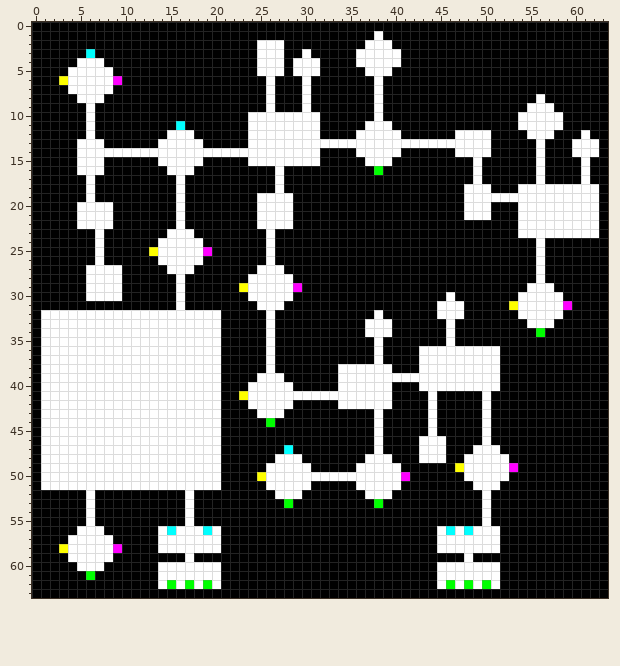
A pixel-art sprite gets an edit: Assets/DungeonAssets/Image/LayoutMap.png. The picture above was drawn from the file before the commit.
The file is 64x64 pixels.
The result:
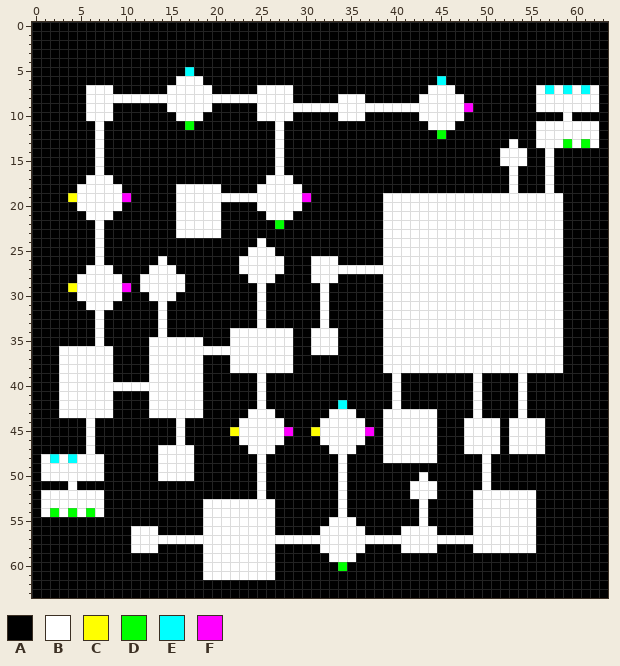
Palette (. is transparent): A #000000  B #ffffff  C #ffff00  D #00ff00  E #00ffff  F #ff00ff
The edit:
Changed rows in their new state; - is an unchanged pixel.
first column x 1:
 1 -------------------------------------A------------------------
 2 ------------------------AAA---------AAA-----------------------
 3 -----A------------------AAA--A-----AAAAA----------------------
 4 ----AAA-----------------AAA-AAA----AAAAA----------------------
 5 ---AAAAA--------E-------AAA-AAA-----AAA-----------------------
 6 --AAAAAAA------BBB-------A---A-------A------E-----------------
 7 ---AA---------BBBBB-----B-BB-A-------A-----BBB---------BEBEBEB
 8 ----A--BBBBBBBBBBBBBBBBBB-BB-A---BBB-A----BBBBB---------BBBBBB
 9 ------BB------BBBBB-----B-BBB-BBBBBBB-BBBBBBBBBF------A--BBBBB
10 ------BB-------BBB-----A----AAA--BBB-A----BBBBB------AAAAAB---
11 -----AB--------AD------AAA-AAAA-----AAA----BBB-------AA---BBBB
12 -----AB-------AAA------AAA-AAAA----AAAAA----D-AAAA----A--BBB-B
13 ----AA-------AAAAA-----AAA-AAAAAAAAAAAAAAAAAAAAAAA--B---BBD-D-
14 ----AA-AAAAAAAAAAAAAAAAAAA-AAAA----AAAAA------AAAA-BBB-AB--AAA
15 ----AA-------AAAAA-----AAA-AAAA-----AAA---------A--BBB-AB---A-
16 ----AA--------AAA--------------------A----------A---B--AB---A-
17 ------BB-------A---------B-B--------------------A---B--AB---A-
18 ----B-BBB-------BBBB----BB-BB------------------AAA--BAAA-AAAAA
19 ---CB-BBBF------BBBBBBBB----BF--------BBBBBBBBB-----------AAAA
20 --------B-------BBBB--------B---------BBBBBBBBB---BBB-----AAAA
21 ----A-----------BBBB----A-------------BBBBBBBBB---BBB-----AAAA
22 ----AA-A--------BBBB----AADA----------BBBBBBBBBBBBBBB-----AAAA
23 --------------A--BBB-----A------------BBBBBBBBBBBBBBB-----AAAA
24 -------------AAAAA------BA------------BBBBBBBBBBBBBBBBB-BB----
25 ------------AAAAAAA----BB-------------BBBBBBBBBBBBBBBBB-BB----
26 --------------AAAA----BBB-B---BBB-----BBBBBBBBBBBBBBBBB-BB----
27 --------A---BB-AA-----BB------BBBBBBBBBBBBBBBBBBBBBBBBB-BB----
28 ----B------BBBB-----------AA--BBB-----BBBBBBBBBBBBBBBBB-BB----
29 ---CB----F-BBBB-------AA-AAAA--B------BBBBBBBBBBBBBBBB---B----
30 ----B-------BBBA-------A-AAA---B------BBBBBBB-BBBBBBB---------
31 -----BBB-----B-A---------AA----B------BBBBBB---BBBBBB-----A---
32 AAAAAA-AAAAAA-AAAAAA----BA-----B-----ABBBBBB---BBBBBB---------
33 AAAAAA-AAAAAA-AAAAAA----BA-----B----AA-BBBBBB-BBBBBBBB---B----
34 AAAAAA-AAAAAA-AAAAAA-BBBB-BB--BBB---AA-BBBBBB-BBBBBBBBBBBB----
35 AAAAAA-AAAAA------AA-BBBB-BB--BBB----ABBBBBBB-BBBBBBBBBBBB----
36 AA------AAAA--------BBBBB-BB--BBB----ABBBB---------BBBBBBB----
37 AA------AAAA------AA-BBBB-BB---------ABBBB---------BBBBBBB----
38 AA------AAAA------AA-BBBB-BB-----AAAAA-BBB---------BBBBBBB----
39 AA------AAAA------AA-----AA------AAAAAA-AAAAAAAA-AA--B--------
40 AA----------------AA---A-AAA-----AAAAAAB--AAAAAA-AA--B--------
41 AA------AAAA------AA--AA-AAAAAAAAAAAAAAB---A----BA---B--------
42 AA------AAAA------AA---A-AAA-----EAAAAAB---A----BA---B--------
43 AA------AAAA------AA---B--A-----BBB--ABBBBB-----BA---B--------
44 AAAAA-AAAAAAAAA-AAAA--BBBBB----BBBBB-ABBBBB----BB-B-BBBB------
45 AAAAA-AAAAAAAAA-AAAA-CBBBBBF--CBBBBBFABBBBB----BB-B-BBBB------
46 AAAAA-AAAAAAAAA-AAAA--BBBBB----BBBBB-ABBBB--A--BB-B-BBBB------
47 AAAAA-AAAAAAA----AAA---BBB-A----BBB--ABBBB--A--B----BBBB------
48 -E-E---AAAAAA----AAA----B-AAA----B--AA-BBB--A--AA-AA----------
49 -------AAAAAA----AAA----BAAAAA---B-AAAAA------AAA-AAA---------
50 -------AAAAAA----AAA----BAAAAAAAA-AAAAAAA-B----AA-AA----------
51 AAA-AAAAAAAAAAAAAAAA----BAAAAA---B-AAAAA-BBB----A-A-----------
52 BBBBB-B---------A-------B-AAA----B--AAA--BBB----B-BBBBB-------
53 BBBBB-B---------A-BBBBBBBB-A-----B---A----B-----B-BBBBB-------
54 BDBDBDB---------A-BBBBBBBB-------B--------B-----B-BBBBB-------
55 -----A----------A-BBBBBBBB------BBB-------B-----B-BBBBB-------
56 ----AAA---BBBAAAAAB-BBBBBB-----BBBBB----BBBBAAAA---BBBB-------
57 ---AAAAA--BBB-------BBBBBBBBBBBBBBBBBBBBBBBB-------BBBB-------
58 --AAAAAAA-BBBAAAAA--BBBBBB-----BBBBB----BBBBAAAA---BBBB-------
59 ---AAAAA--------A-BBBBBBBB------BBB------------A--------------
60 ----AAA------AAAAA--BBBBBB-------D----------AAAAAAA-----------
61 -----A-------AAAAA--BBBBBB------------------AAAAAAA-----------
62 -------------AAAAAAA------------------------AAAAAAA-----------
